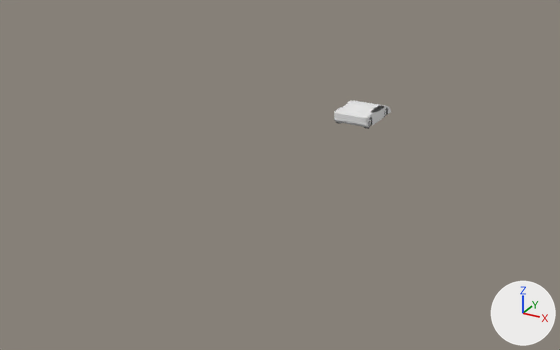
Before and after pictures for a commit that changed the Blender file EV/Practicas/Practica4/p4.blend.
Camera for both pictures: a 50 mm lens placed at (36.0, -88.2, 32.8), pointed at (-8.0, -8.3, -7.1). Lighting does not change. The marker at lower right points along +X, +Y and +Z.

The scene before the commit, as lines of its bpy script (objects in view):
```python
me_cube_001 = bpy.data.meshes.new('Cube.001')
me_cube_001.from_pydata(...)  # 342 vertices, 271 faces, 1 loose edge; spans x -0.03..2.25, y -4.08..4.4, z -2.01..0.15
me_cube_001.polygons.foreach_set('use_smooth', [True] * 271)
me_cube_001.materials.append(mat_material)  # its picture is missing
ob_cube_001 = bpy.data.objects.new('Cube.001', me_cube_001)
ob_cube_001.location = (-0.36, -0.1, 1.18)
_m = ob_cube_001.modifiers.new('Mirror', 'MIRROR')
_m = ob_cube_001.modifiers.new('Subsurf', 'SUBSURF')
```
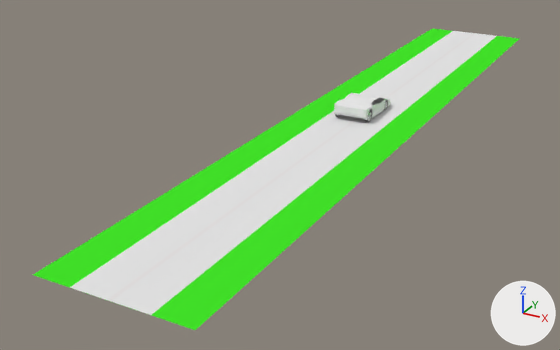
Edits to the bpy script that builds the scene:
```text
Add mat_material_001:
    mat_material_001 = diffuse_material('Material.001')
    mat_material_001.base_color = (0.0562, 0.8, 0.0229)  # green #43e72a
Add mat_material_003:
    mat_material_003 = diffuse_material('Material.003')
    mat_material_003.base_color = (0.8, 0.8, 0.8)  # white #e7e7e7
Add mat_material_004:
    mat_material_004 = diffuse_material('Material.004')
    mat_material_004.base_color = (0.8, 0.776, 0.776)  # white #e7e4e4
Add me_plane_001:
    me_plane_001.from_pydata([(-1.0, -1.0, 0.0), (1.0, -1.0, 0.0), (-1.0, 1.0, 0.0), (1.0, 1.0, 0.0)], [], [(0, 1, 3, 2)])
    me_plane_001.materials.append(mat_material_001)  # green #43e72a
Add me_plane_002:
    me_plane_002.from_pydata([(-1.0, -1.0, 0.0), (1.0, -1.0, 0.0), (-1.0, 1.0, 0.0), (1.0, 1.0, 0.0)], [], [(0, 1, 3, 2)])
    me_plane_002.materials.append(mat_material_003)  # its picture is missing
Add me_plane_003:
    me_plane_003.from_pydata([(-1.0, -1.0, 0.0), (1.0, -1.0, 0.0), (-1.0, 1.0, 0.0), (1.0, 1.0, 0.0)], [], [(0, 1, 3, 2)])
    me_plane_003.materials.append(mat_material_004)  # its picture is missing
Change ob_cube_001:
    ob_cube_001.location: (-0.36, -0.1, 1.18) -> (-0.43, -0.02, 2.17)
Add ob_plano_principal:
    ob_plano_principal = bpy.data.objects.new('Plano principal', me_plane_001)
    ob_plano_principal.location = (0.0, 0.0, 0.0)
    ob_plano_principal.scale = (8.0, 50.0, 1.0)
Add ob_carretera:
    ob_carretera = bpy.data.objects.new('Carretera', me_plane_002)
    ob_carretera.location = (0.02, 0.0, 0.02)
    ob_carretera.scale = (4.0, 50.0, 1.0)
Add ob_raya:
    ob_raya = bpy.data.objects.new('Raya', me_plane_003)
    ob_raya.location = (0.0, 0.0, 0.05)
    ob_raya.scale = (0.2, 50.0, 1.0)
```

Where the change shows, as pixel boxes (x1, y1, x2, y2) in the pictures (560 x 350 px):
'Plano principal', added (green)
    after: (33, 29, 520, 330)
'Carretera', added
    after: (70, 31, 496, 315)
'Cube.001', moved
    before: (334, 101, 391, 127)
    after: (334, 93, 391, 120)
'Raya', added
    after: (107, 33, 476, 301)
